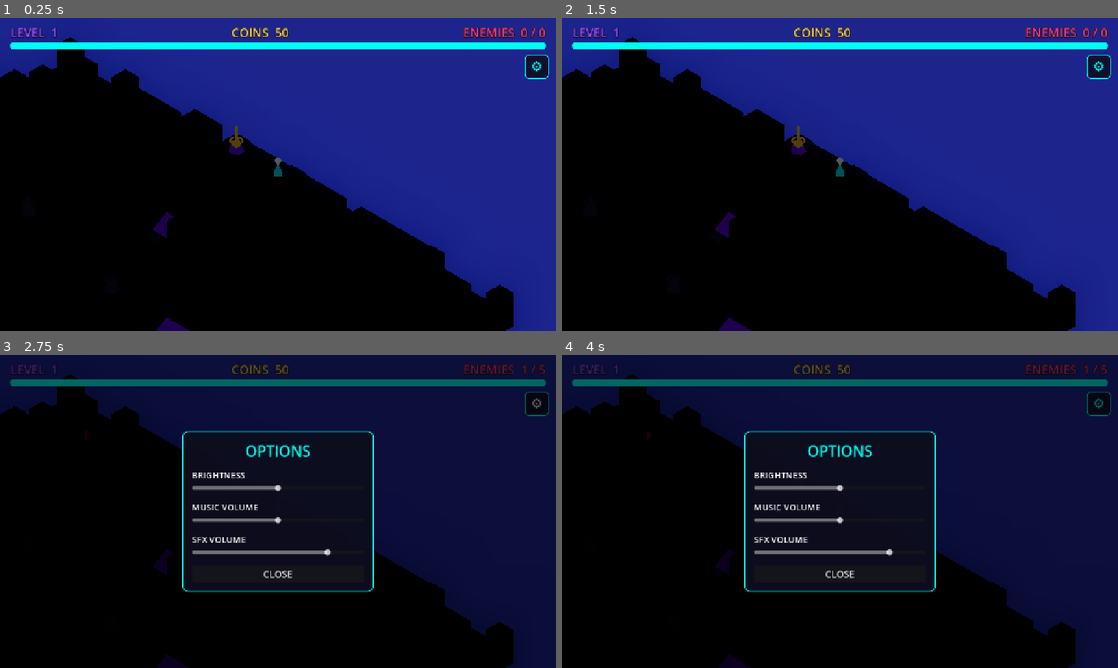
Above: before the commit, frames 1-4 (two rows, left to right).
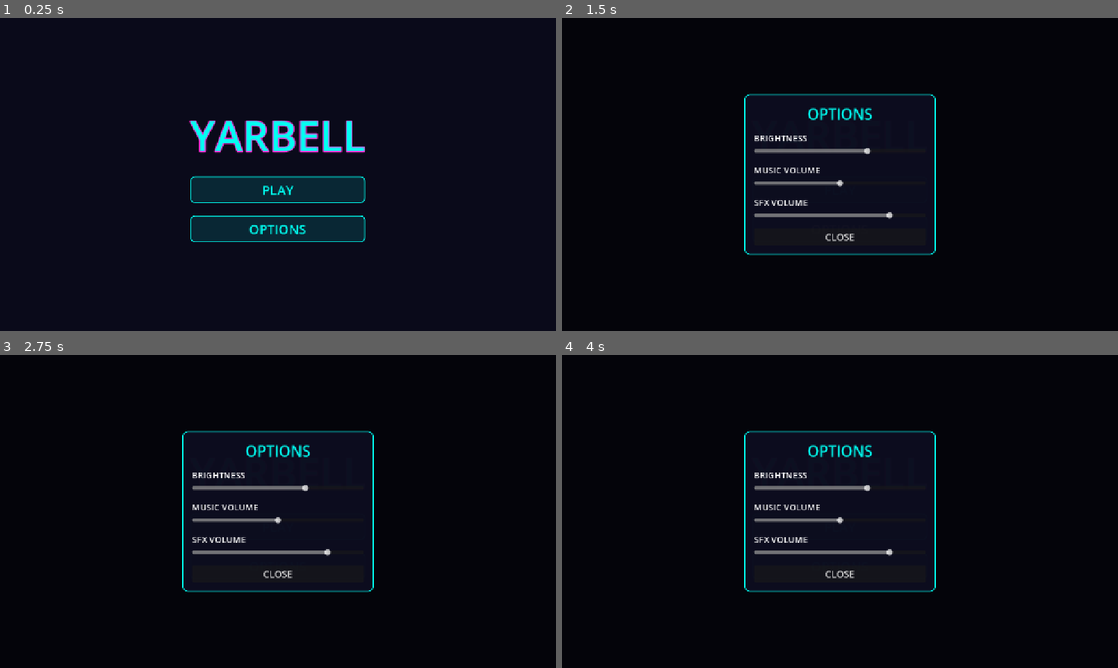
Above: after the commit, the same moments.

Repository: requaos/yarbell
Game: Godot game, scene res://scenes/ui/title.tscn
Same seed, same stepped clock (60 frames per second), same inputs: the game is played once before the commit and once after it. Before the commit the project starts from res://scenes/game/game.tscn.
Inputs (mouse positions are in pixels of both pictures, inside the frame that each line leads up to):
- Up to frame 1 (0.25 s): no input
- Up to frame 2 (1.5 s): click (1101, 68) at 0.5 s, where only the run before the commit has a clickable "⚙"; click (840, 227) at 1.25 s, where only the run after the commit has a clickable "OPTIONS"
- Up to frame 3 (2.75 s): click (539, 405) at 2 s, where only the run before the commit has a clickable "⚙"
- Up to frame 4 (4 s): click (1101, 405) at 2.75 s, where only the run before the commit has a clickable "⚙"; move the mouse to (962, 495) at 3.52 s; click (962, 495) at 3.67 s

The runs differ from the first frame. In frame 1, 99% of the frame differs, in the area x 0-100%, y 0-100%; in frame 2, 59%; in frame 3, 41%; in frame 4, 41%.

Commit message:
Add title screen and brighten the default
New neon title screen (YARBELL) with Play and Options, set as the main scene;
Play resets state and loads the game. Extracted the options modal into a
reusable component (scripts/options_modal.gd + scene) shared by the title's
Options button and the in-game gear.

Default brightness raised to 1.5 (top of the old slider range), stored on
GameState so it persists across scenes and applies when the game loads; the
brightness slider range now extends to 2.0 for headroom.

Diff:
--- a/game/project.godot
+++ b/game/project.godot
@@ -11,7 +11,7 @@
 [application]
 
 config/name="Yarbell"
-run/main_scene="res://scenes/game/game.tscn"
+run/main_scene="res://scenes/ui/title.tscn"
 config/features=PackedStringArray("4.7", "Mobile")
 config/icon="res://icon.svg"
 
--- a/game/scenes/game/game.tscn
+++ b/game/scenes/game/game.tscn
@@ -1,8 +1,9 @@
-[gd_scene load_steps=4 format=3 uid="uid://byarbellgame01"]
+[gd_scene load_steps=5 format=3 uid="uid://byarbellgame01"]
 
 [ext_resource type="Script" path="res://scripts/game.gd" id="1_game"]
 [ext_resource type="PackedScene" path="res://scenes/level/level.tscn" id="2_level"]
 [ext_resource type="PackedScene" path="res://scenes/ui/hud.tscn" id="3_hud"]
+[ext_resource type="PackedScene" path="res://scenes/ui/options_modal.tscn" id="4_opt"]
 
 [node name="Game" type="Node3D"]
 script = ExtResource("1_game")
@@ -10,3 +11,5 @@
 [node name="Level" parent="." instance=ExtResource("2_level")]
 
 [node name="HUD" parent="." instance=ExtResource("3_hud")]
+
+[node name="OptionsModal" parent="." instance=ExtResource("4_opt")]
--- /dev/null
+++ b/game/scenes/ui/options_modal.tscn
@@ -0,0 +1,6 @@
+[gd_scene load_steps=2 format=3 uid="uid://byarbelloptions01"]
+
+[ext_resource type="Script" path="res://scripts/options_modal.gd" id="1_opt"]
+
+[node name="OptionsModal" type="CanvasLayer"]
+script = ExtResource("1_opt")
--- /dev/null
+++ b/game/scenes/ui/title.tscn
@@ -0,0 +1,10 @@
+[gd_scene load_steps=2 format=3 uid="uid://byarbelltitle01"]
+
+[ext_resource type="Script" path="res://scripts/title.gd" id="1_title"]
+
+[node name="Title" type="Control"]
+layout_mode = 3
+anchors_preset = 15
+anchor_right = 1.0
+anchor_bottom = 1.0
+script = ExtResource("1_title")
--- a/game/scripts/autoload/game_state.gd
+++ b/game/scripts/autoload/game_state.gd
@@ -26,6 +26,7 @@
 		level = value
 		level_changed.emit(level)
 
+var brightness: float = 1.5   # options default (top of the old 0.5-1.5 range)
 var primary_max_hp: int = 100
 var primary_hp: int = 100:
 	set(value):
--- a/game/scripts/game.gd
+++ b/game/scripts/game.gd
@@ -18,6 +18,7 @@
 
 func _ready() -> void:
 	print("Yarbell booted")
+	add_to_group("game")
 	_setup_environment()
 	_setup_light()
 	_setup_camera()
@@ -51,7 +52,7 @@
 
 	# Post-process brightness, adjustable from the options menu.
 	env.adjustment_enabled = true
-	env.adjustment_brightness = 1.0
+	env.adjustment_brightness = GameState.brightness
 
 	_env = env
 	var world_env := WorldEnvironment.new()
@@ -60,6 +61,7 @@
 
 ## Called by the options modal.
 func set_brightness(value: float) -> void:
+	GameState.brightness = value
 	if _env:
 		_env.adjustment_brightness = value
 
--- a/game/scripts/hud.gd
+++ b/game/scripts/hud.gd
@@ -9,12 +9,8 @@
 var _hp: ProgressBar
 var _overlay: Label
 var _toast: Label
-var _options: ColorRect
 
 func _ready() -> void:
-	# Keep the HUD (and its options modal) responsive while the game is paused.
-	process_mode = Node.PROCESS_MODE_ALWAYS
-
 	var root := Control.new()
 	root.set_anchors_preset(Control.PRESET_FULL_RECT)
 	root.mouse_filter = Control.MOUSE_FILTER_IGNORE
@@ -72,8 +68,6 @@
 	_toast.visible = false
 	root.add_child(_toast)
 
-	_build_options(root)
-
 	_on_coins(GameState.coins)
 	_on_level(GameState.level)
 	_on_enemies(0, 0)
@@ -118,109 +112,6 @@
 	tween.tween_interval(0.6)
 	tween.tween_property(_toast, "modulate:a", 0.0, 0.5)
 
-# --- options modal ------------------------------------------------------------
-
-func _build_options(root: Control) -> void:
-	var gear := Button.new()
-	gear.text = "⚙"   # gear
-	# Top-right, just below the HUD bars — clear of the bottom system-gesture zone.
-	gear.set_anchors_preset(Control.PRESET_TOP_RIGHT)
-	gear.offset_left = -72.0
-	gear.offset_top = 84.0
-	gear.offset_right = -16.0
-	gear.offset_bottom = 140.0
-	gear.add_theme_font_size_override("font_size", 30)
-	gear.add_theme_color_override("font_color", Palette.CYAN)
-	gear.add_theme_stylebox_override("normal", _panel_style())
-	gear.add_theme_stylebox_override("hover", _panel_style())
-	gear.add_theme_stylebox_override("pressed", _panel_style())
-	gear.pressed.connect(_open_options)
-	root.add_child(gear)
-
-	_options = ColorRect.new()
-	_options.color = Color(0.0, 0.0, 0.0, 0.6)
-	_options.set_anchors_preset(Control.PRESET_FULL_RECT)
-	_options.visible = false
-	root.add_child(_options)
-
-	var center := CenterContainer.new()
-	center.set_anchors_preset(Control.PRESET_FULL_RECT)
-	_options.add_child(center)
-
-	var panel := PanelContainer.new()
-	panel.custom_minimum_size = Vector2(440.0, 0.0)
-	panel.add_theme_stylebox_override("panel", _modal_style())
-	center.add_child(panel)
-
-	var vb := VBoxContainer.new()
-	vb.add_theme_constant_override("separation", 18)
-	panel.add_child(vb)
-
-	var title := Label.new()
-	title.text = "OPTIONS"
-	title.horizontal_alignment = HORIZONTAL_ALIGNMENT_CENTER
-	title.add_theme_font_size_override("font_size", 34)
-	title.add_theme_color_override("font_color", Palette.CYAN)
-	vb.add_child(title)
-
-	vb.add_child(_make_option_slider("BRIGHTNESS", 0.5, 1.5, 1.0, 0.05,
-		func(v: float) -> void:
-			var game := get_parent()
-			if game and game.has_method("set_brightness"):
-				game.set_brightness(v)))
-	vb.add_child(_make_option_slider("MUSIC VOLUME", 0.0, 1.0, 0.5, 0.05,
-		func(v: float) -> void: Audio.set_music_volume(v)))
-	vb.add_child(_make_option_slider("SFX VOLUME", 0.0, 1.0, 0.8, 0.05,
-		func(v: float) -> void: Audio.set_sfx_volume(v)))
-
-	var close := Button.new()
-	close.text = "CLOSE"
-	close.add_theme_font_size_override("font_size", 22)
-	close.pressed.connect(_close_options)
-	vb.add_child(close)
-
-func _make_option_slider(label_text: String, min_v: float, max_v: float, val: float, step: float, cb: Callable) -> Control:
-	var box := VBoxContainer.new()
-	var label := Label.new()
-	label.text = label_text
-	label.add_theme_font_size_override("font_size", 20)
-	label.add_theme_color_override("font_color", Color.WHITE)
-	box.add_child(label)
-	var slider := HSlider.new()
-	slider.min_value = min_v
-	slider.max_value = max_v
-	slider.step = step
-	slider.value = val
-	slider.custom_minimum_size = Vector2(380.0, 24.0)
-	slider.value_changed.connect(cb)
-	box.add_child(slider)
-	return box
-
-func _open_options() -> void:
-	_options.visible = true
-	get_tree().paused = true
-
-func _close_options() -> void:
-	_options.visible = false
-	get_tree().paused = false
-
-func _modal_style() -> StyleBoxFlat:
-	var style := StyleBoxFlat.new()
-	style.bg_color = Color(0.05, 0.05, 0.12, 0.96)
-	style.set_border_width_all(2)
-	style.border_color = Palette.CYAN
-	style.set_corner_radius_all(12)
-	style.set_content_margin_all(22)
-	return style
-
-func _panel_style() -> StyleBoxFlat:
-	var style := StyleBoxFlat.new()
-	style.bg_color = Color(0.05, 0.05, 0.12, 0.85)
-	style.set_border_width_all(2)
-	style.border_color = Palette.CYAN
-	style.set_corner_radius_all(10)
-	return style
-
 # --- widget factories ---------------------------------------------------------
 
 func _stat(color: Color) -> Label:
--- /dev/null
+++ b/game/scripts/options_modal.gd
@@ -0,0 +1,117 @@
+extends CanvasLayer
+## Reusable options modal used by both the title screen and the in-game HUD.
+## Sliders control game brightness, music volume and SFX volume. Opening it
+## pauses the tree; the node processes while paused. If `show_gear` is true it
+## also draws a gear button on the UI edge that opens the modal.
+
+@export var show_gear := true
+
+var _overlay: ColorRect
+
+func _ready() -> void:
+	process_mode = Node.PROCESS_MODE_ALWAYS
+	var root := Control.new()
+	root.set_anchors_preset(Control.PRESET_FULL_RECT)
+	root.mouse_filter = Control.MOUSE_FILTER_IGNORE
+	add_child(root)
+
+	if show_gear:
+		var gear := Button.new()
+		gear.text = "⚙"
+		gear.set_anchors_preset(Control.PRESET_TOP_RIGHT)
+		gear.offset_left = -72.0
+		gear.offset_top = 84.0
+		gear.offset_right = -16.0
+		gear.offset_bottom = 140.0
+		gear.add_theme_font_size_override("font_size", 30)
+		gear.add_theme_color_override("font_color", Palette.CYAN)
+		gear.add_theme_stylebox_override("normal", _panel_style())
+		gear.add_theme_stylebox_override("hover", _panel_style())
+		gear.add_theme_stylebox_override("pressed", _panel_style())
+		gear.pressed.connect(open)
+		root.add_child(gear)
+
+	_overlay = ColorRect.new()
+	_overlay.color = Color(0.0, 0.0, 0.0, 0.6)
+	_overlay.set_anchors_preset(Control.PRESET_FULL_RECT)
+	_overlay.visible = false
+	root.add_child(_overlay)
+
+	var center := CenterContainer.new()
+	center.set_anchors_preset(Control.PRESET_FULL_RECT)
+	_overlay.add_child(center)
+
+	var panel := PanelContainer.new()
+	panel.custom_minimum_size = Vector2(440.0, 0.0)
+	panel.add_theme_stylebox_override("panel", _modal_style())
+	center.add_child(panel)
+
+	var vb := VBoxContainer.new()
+	vb.add_theme_constant_override("separation", 18)
+	panel.add_child(vb)
+
+	var title := Label.new()
+	title.text = "OPTIONS"
+	title.horizontal_alignment = HORIZONTAL_ALIGNMENT_CENTER
+	title.add_theme_font_size_override("font_size", 34)
+	title.add_theme_color_override("font_color", Palette.CYAN)
+	vb.add_child(title)
+
+	vb.add_child(_slider("BRIGHTNESS", 0.5, 2.0, GameState.brightness, 0.05,
+		func(v: float) -> void:
+			GameState.brightness = v
+			var g := get_tree().get_first_node_in_group("game")
+			if g and g.has_method("set_brightness"):
+				g.set_brightness(v)))
+	vb.add_child(_slider("MUSIC VOLUME", 0.0, 1.0, 0.5, 0.05,
+		func(v: float) -> void: Audio.set_music_volume(v)))
+	vb.add_child(_slider("SFX VOLUME", 0.0, 1.0, 0.8, 0.05,
+		func(v: float) -> void: Audio.set_sfx_volume(v)))
+
+	var close := Button.new()
+	close.text = "CLOSE"
+	close.add_theme_font_size_override("font_size", 22)
+	close.pressed.connect(_close)
+	vb.add_child(close)
+
+func open() -> void:
+	_overlay.visible = true
+	get_tree().paused = true
+
+func _close() -> void:
+	_overlay.visible = false
+	get_tree().paused = false
+
+func _slider(label_text: String, min_v: float, max_v: float, val: float, step: float, cb: Callable) -> Control:
+	var box := VBoxContainer.new()
+	var label := Label.new()
+	label.text = label_text
+	label.add_theme_font_size_override("font_size", 20)
+	label.add_theme_color_override("font_color", Color.WHITE)
+	box.add_child(label)
+	var slider := HSlider.new()
+	slider.min_value = min_v
+	slider.max_value = max_v
+	slider.step = step
+	slider.value = val
+	slider.custom_minimum_size = Vector2(380.0, 24.0)
+	slider.value_changed.connect(cb)
+	box.add_child(slider)
+	return box
+
+func _modal_style() -> StyleBoxFlat:
+	var style := StyleBoxFlat.new()
+	style.bg_color = Color(0.05, 0.05, 0.12, 0.96)
+	style.set_border_width_all(2)
+	style.border_color = Palette.CYAN
+	style.set_corner_radius_all(12)
+	style.set_content_margin_all(22)
+	return style
+
+func _panel_style() -> StyleBoxFlat:
+	var style := StyleBoxFlat.new()
+	style.bg_color = Color(0.05, 0.05, 0.12, 0.85)
+	style.set_border_width_all(2)
+	style.border_color = Palette.CYAN
+	style.set_corner_radius_all(10)
+	return style
--- /dev/null
+++ b/game/scripts/title.gd
@@ -0,0 +1,67 @@
+extends Control
+## Title screen: neon YARBELL wordmark with Play and Options. Play resets state
+## and loads the game; Options opens the shared options modal.
+
+const OptionsModalScene := preload("res://scenes/ui/options_modal.tscn")
+
+var _options
+
+func _ready() -> void:
+	var bg := ColorRect.new()
+	bg.color = Palette.BG_DEEP
+	bg.set_anchors_preset(Control.PRESET_FULL_RECT)
+	add_child(bg)
+
+	var center := CenterContainer.new()
+	center.set_anchors_preset(Control.PRESET_FULL_RECT)
+	add_child(center)
+
+	var vb := VBoxContainer.new()
+	vb.add_theme_constant_override("separation", 28)
+	vb.alignment = BoxContainer.ALIGNMENT_CENTER
+	center.add_child(vb)
+
+	var title := Label.new()
+	title.text = "YARBELL"
+	title.horizontal_alignment = HORIZONTAL_ALIGNMENT_CENTER
+	title.add_theme_font_size_override("font_size", 96)
+	title.add_theme_color_override("font_color", Palette.CYAN)
+	title.add_theme_color_override("font_outline_color", Palette.MAGENTA)
+	title.add_theme_constant_override("outline_size", 8)
+	vb.add_child(title)
+
+	vb.add_child(_menu_button("PLAY", _on_play))
+	vb.add_child(_menu_button("OPTIONS", _on_options))
+
+	_options = OptionsModalScene.instantiate()
+	_options.show_gear = false
+	add_child(_options)
+
+func _on_play() -> void:
+	get_tree().paused = false
+	GameState.reset()
+	get_tree().change_scene_to_file("res://scenes/game/game.tscn")
+
+func _on_options() -> void:
+	_options.open()
+
+func _menu_button(text: String, cb: Callable) -> Button:
+	var b := Button.new()
+	b.text = text
+	b.custom_minimum_size = Vector2(260.0, 56.0)
+	b.add_theme_font_size_override("font_size", 30)
+	b.add_theme_color_override("font_color", Palette.CYAN)
+	b.add_theme_stylebox_override("normal", _btn_style(0.12))
+	b.add_theme_stylebox_override("hover", _btn_style(0.25))
+	b.add_theme_stylebox_override("pressed", _btn_style(0.4))
+	b.pressed.connect(cb)
+	return b
+
+func _btn_style(fill: float) -> StyleBoxFlat:
+	var s := StyleBoxFlat.new()
+	s.bg_color = Color(Palette.CYAN.r, Palette.CYAN.g, Palette.CYAN.b, fill)
+	s.set_border_width_all(2)
+	s.border_color = Palette.CYAN
+	s.set_corner_radius_all(10)
+	s.set_content_margin_all(10)
+	return s
Not shown, added: game/scripts/options_modal.gd.uid
Not shown, added: game/scripts/title.gd.uid
